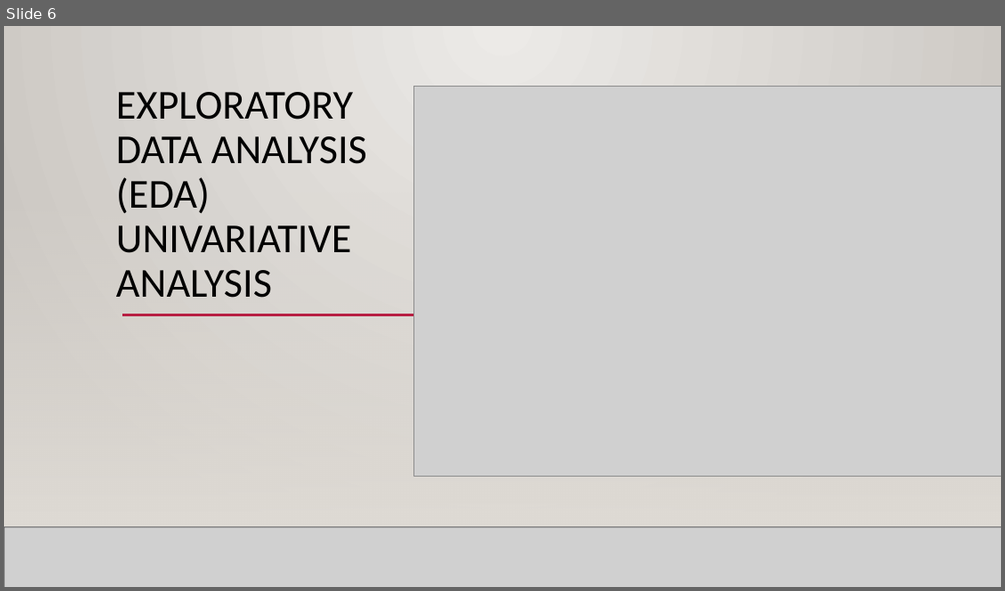
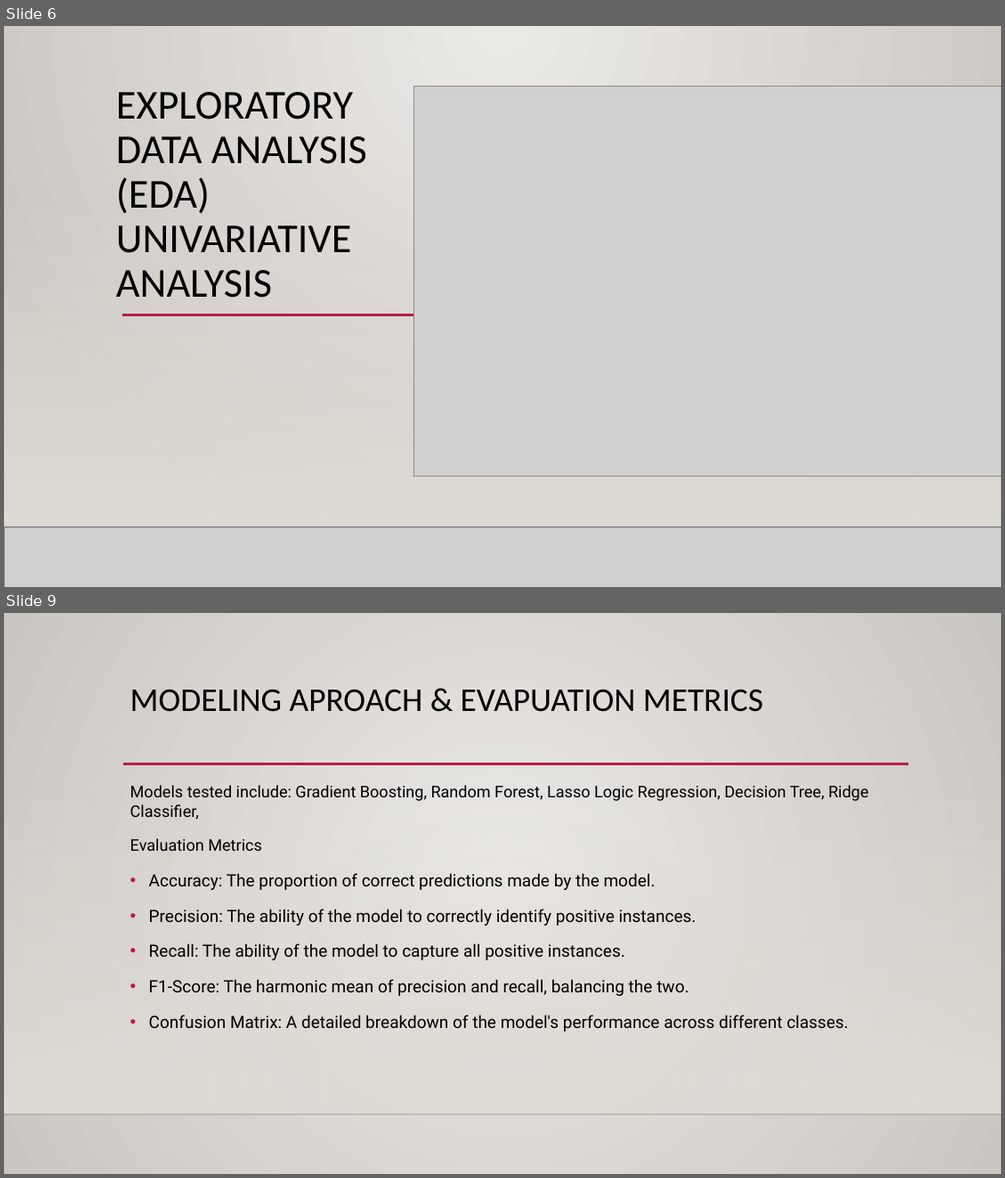
Before and after one commit to djdrjeff/phase3project_KelvinNjenga, a slide deck: Presentation1.pptx. Shown one above the other, each under a label of ours: slide 6 before the commit, slides 6 and 9 after it; the slides between them are not shown. The pictures are 1005x591 and 1005x1178 pixels, drawn with LibreOffice and Linux fonts; fonts in the diff are those of the drawing; grey boxes stand for pictures; background and template pictures are left out. Boxes give left, top, right and bottom in pixels: in the first picture for what was removed or moved away, otherwise in the second. Text is boxed around its words. In the diff, an @@ line names an element or a change of style, - is before the commit and + after.

```diff
--- a/Presentation1.pptx
+++ b/Presentation1.pptx
@@ slide 9 added at [4, 613, 1001, 1174], background gradient #ECEAE7 to #CAC7C1; not listed: 3 template elements that a slide beside it also shows @@
@@ title added at [130, 689, 763, 712], 32 pt, text #000000 @@
+MODELING APROACH & EVAPUATION METRICS
@@ text added at [130, 785, 868, 1031], 16.3 pt, text #000000 @@
+Models tested include: Gradient Boosting, Random Forest, Lasso Logic Regression, Decision Tree, Ridge Classifier,
+Evaluation Metrics
+• Accuracy: The proportion of correct predictions made by the model.
+• Precision: The ability of the model to correctly identify positive instances.
+• Recall: The ability of the model to capture all positive instances.
+• F1-Score: The harmonic mean of precision and recall, balancing the two.
+• Confusion Matrix: A detailed breakdown of the model's performance across different classes.
```
Also in this commit, not shown: 6 other slides added, 1 other file.
